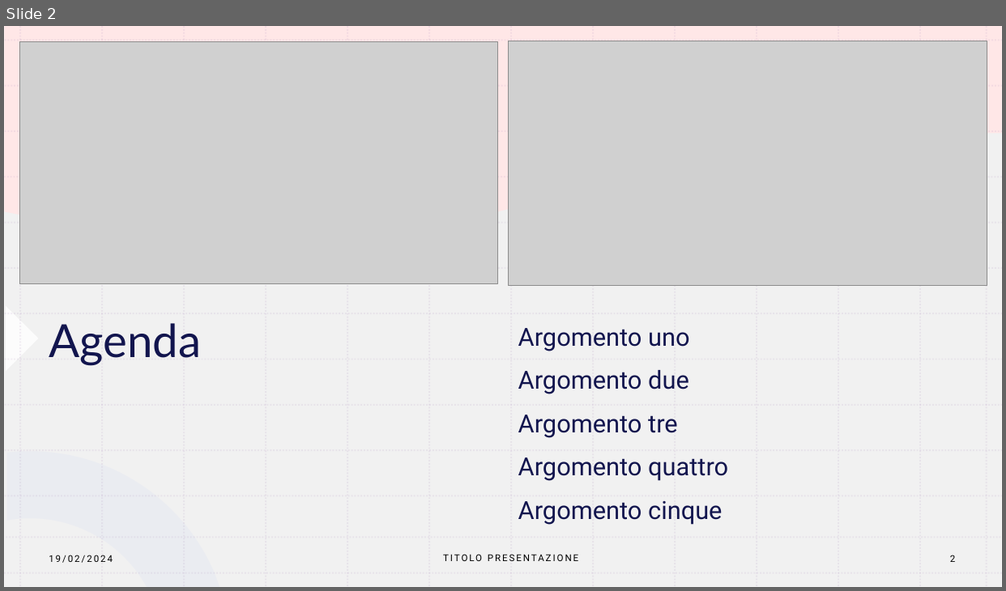
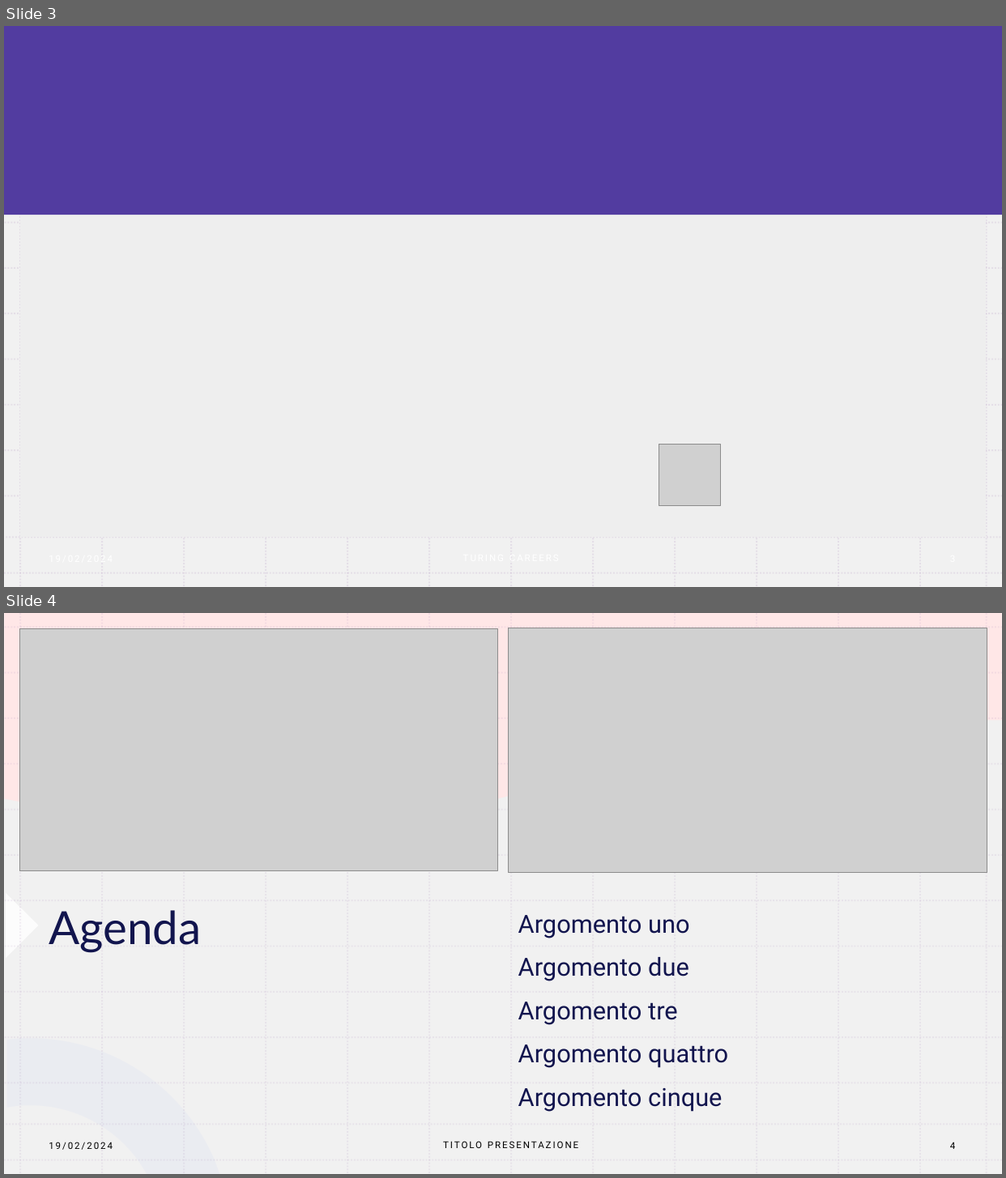
Before and after one commit to JacopoPassariello/TuringCareers, a slide deck: Presentazione/PresentazioneTC.odp. Shown one above the other, each under a label of ours: slide 2 before the commit, slides 3 and 4 after it. The pictures are 1006x591 and 1006x1178 pixels, drawn with LibreOffice and Linux fonts; fonts in the diff are those of the drawing; grey boxes stand for pictures. Boxes give left, top, right and bottom in pixels: in the first picture for what was removed or moved away, otherwise in the second. Text is boxed around its words. In the diff, an @@ line names an element or a change of style, - is before the commit and + after.

```diff
--- a/Presentazione/PresentazioneTC.odp
+++ b/Presentazione/PresentazioneTC.odp
@@ slide 3 added at (4,26,1002,587), background #FFFFFF @@
@@ freeform shape added at (4,26,1002,587), fill #EEEEEE at 80% opacity @@
@@ rectangle added at (4,26,1002,215), fill #523CA0 @@
@@ freeform shape added at (477,26,543,59), fill #FFFFFF at 75% opacity @@
@@ freeform shape added at (20,177,986,537), fill #EEEEEE @@
@@ picture added at (659,445,720,506) @@
@@ group added at (4,26,1002,587): 26 lines @@
@@ what was slide 2 is now slide 4 @@
@@ page number at (950,1142,956,1149): text changed @@
-2
+4
```
Also in this commit, not shown: 3 slides changed, 2 other files.
